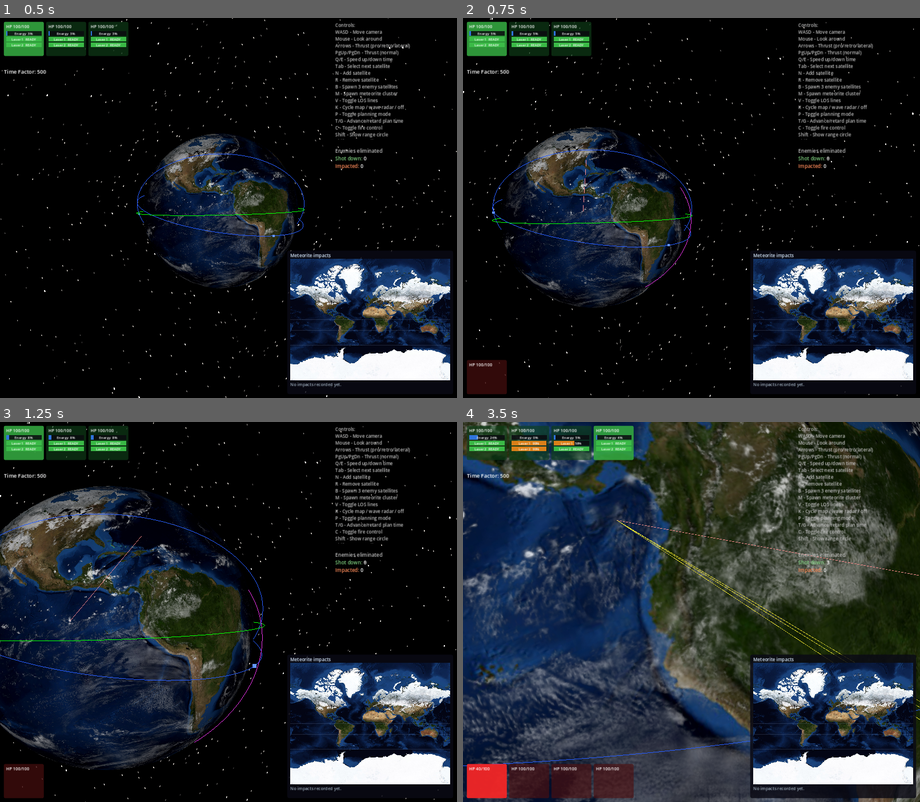
Above: before the commit, frames 1-4 (two rows, left to right).
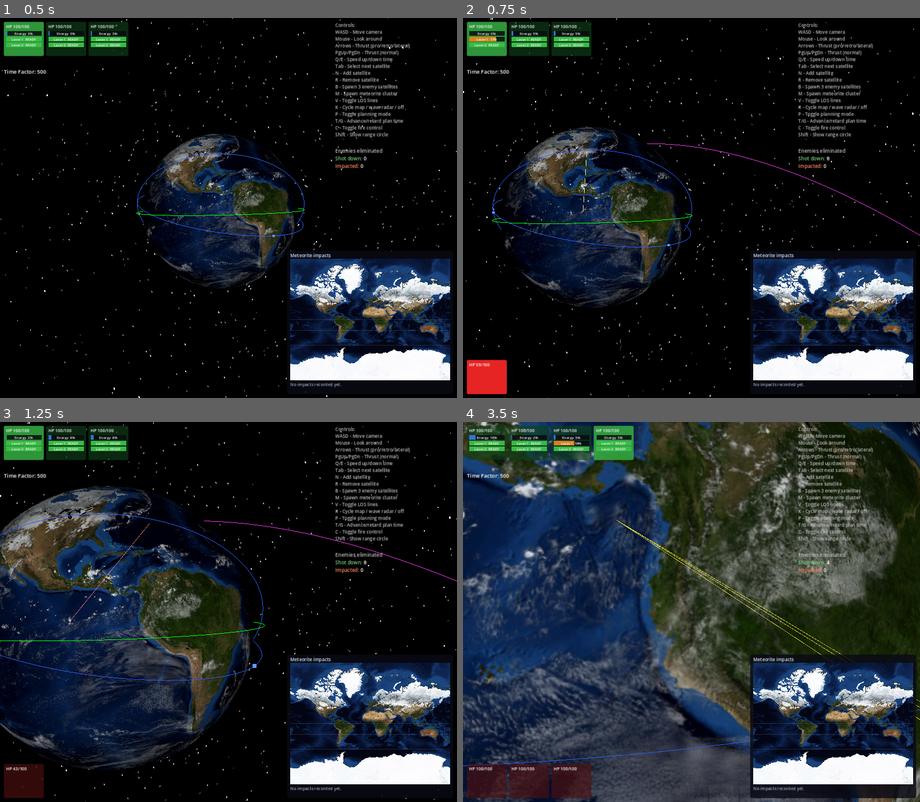
Above: after the commit, the same moments.

Repository: mellenburg/game
Game: Godot game, scene res://scenes/main.tscn
Two runs of this game, one before a commit and one after it. Both use one fixed random seed, a clock stepped at 60 frames per second and the inputs below.
Inputs (mouse positions are in pixels of both pictures, inside the frame that each line leads up to):
- Up to frame 1 (0.5 s): no input
- Up to frame 2 (0.75 s): tap Enter at 0.5 s; move the mouse to (714, 208) at 0.52 s; hold W (move_forward) from 0.53 s (still down); tap J (add_decaying_enemy) at 0.6 s
- Up to frame 3 (1.25 s): keep holding W (move_forward)
- Up to frame 4 (3.5 s): keep holding W (move_forward); move the mouse to (668, 612) at 1.27 s; tap B (add_enemies) at 1.35 s; move the mouse to (700, 604) at 2.02 s; tap M (add_meteorites) at 2.1 s; move the mouse to (686, 619) at 2.77 s; tap N (add_satellite) at 2.85 s

Frame 1 is identical in both runs. In frame 2, 1.0% of the frame differs, in the area x 0-100%, y 3-100%; in frame 3, 0.2%; in frame 4, 1.9%.

Commit message:
Decaying orbit: perigee 500 km, apogee 50000 km
The original constants had perigee/apogee swapped — the spec is a
highly eccentric orbit (e ≈ 0.78) with perigee just above the surface
and apogee 10× Earth's radius out. The body now lingers near apogee
for a meaningful chunk of time before its retrograde kick fires; r_p
halves from 6871 km to 3436 km, well below the surface, so it impacts
on its very next perigee pass.

Diff:
--- a/godot/scripts/earth_system.gd
+++ b/godot/scripts/earth_system.gd
@@ -91,15 +91,15 @@
 const METEORITE_WAVE_DURATION_SEC: float = 10.0
 const METEORITE_WAVE_PREROLL_SEC: float = 10.0
 
-# Decaying-orbit enemy: spawned just past perigee on a low elliptical
-# orbit, ascends to apogee, then burns at apogee to halve r_p. The new
-# perigee is well below Earth's surface (r_p_new = r_p/2 < EARTH_RADIUS
-# for any r_a < 12.7 R_e), so the body impacts ground on the descending
-# leg. Apogee 500 km altitude per design spec; perigee 100 km is the
-# lowest workable initial altitude that still leaves the spawn point
-# (15° past perigee) clear of the surface.
-const DECAYING_APOGEE_ALT_KM: float = 500.0
-const DECAYING_PERIGEE_ALT_KM: float = 100.0
+# Decaying-orbit enemy: spawned just past perigee on a highly
+# eccentric ellipse — perigee at the configured altitude (500 km),
+# apogee far enough out that the body lingers near max-r for a
+# while before the burn fires. After the apogee kick, r_p is
+# halved (r_p_new = r_p/2 ≈ 3436 km < EARTH_RADIUS), so the body
+# impacts on its very next perigee pass. Apogee chosen as high
+# as the engine practically supports without numerical drama.
+const DECAYING_APOGEE_ALT_KM: float = 50000.0
+const DECAYING_PERIGEE_ALT_KM: float = 500.0
 const DECAYING_INITIAL_NU_DEG: float = 15.0
 const DECAYING_HP: float = 100.0
 
--- a/godot/scripts/satellite.gd
+++ b/godot/scripts/satellite.gd
@@ -229,10 +229,10 @@
 		return
 	# Decaying-orbit apogee burn. Ascending → descending transition (r·v
 	# flips positive to negative) marks the apogee crossing; halve r_p
-	# by scaling the velocity along its current direction. The next
-	# perigee will be below the surface by construction (r_p_new < r_a/2
-	# < EARTH_RADIUS for any apogee inside ~12.7 R_e), so the standard
-	# surface-cross check terminates the body on its descending leg.
+	# by scaling the velocity along its current direction. With the
+	# spawner picking r_p just above the surface, halving drops the new
+	# perigee well below ground, so the surface-cross check in the rest
+	# of this function terminates the body on its descending leg.
 	if (
 		is_decaying
 		and r_dot_v_before > 0.0
--- a/godot/tests/test_decaying_orbit.gd
+++ b/godot/tests/test_decaying_orbit.gd
@@ -6,8 +6,8 @@
 
 const EarthOrbit = preload("res://scripts/earth_orbit.gd")
 
-const APOGEE_ALT_KM: float = 500.0
-const PERIGEE_ALT_KM: float = 100.0
+const APOGEE_ALT_KM: float = 50000.0
+const PERIGEE_ALT_KM: float = 500.0
 const INITIAL_NU_DEG: float = 15.0
 
 
